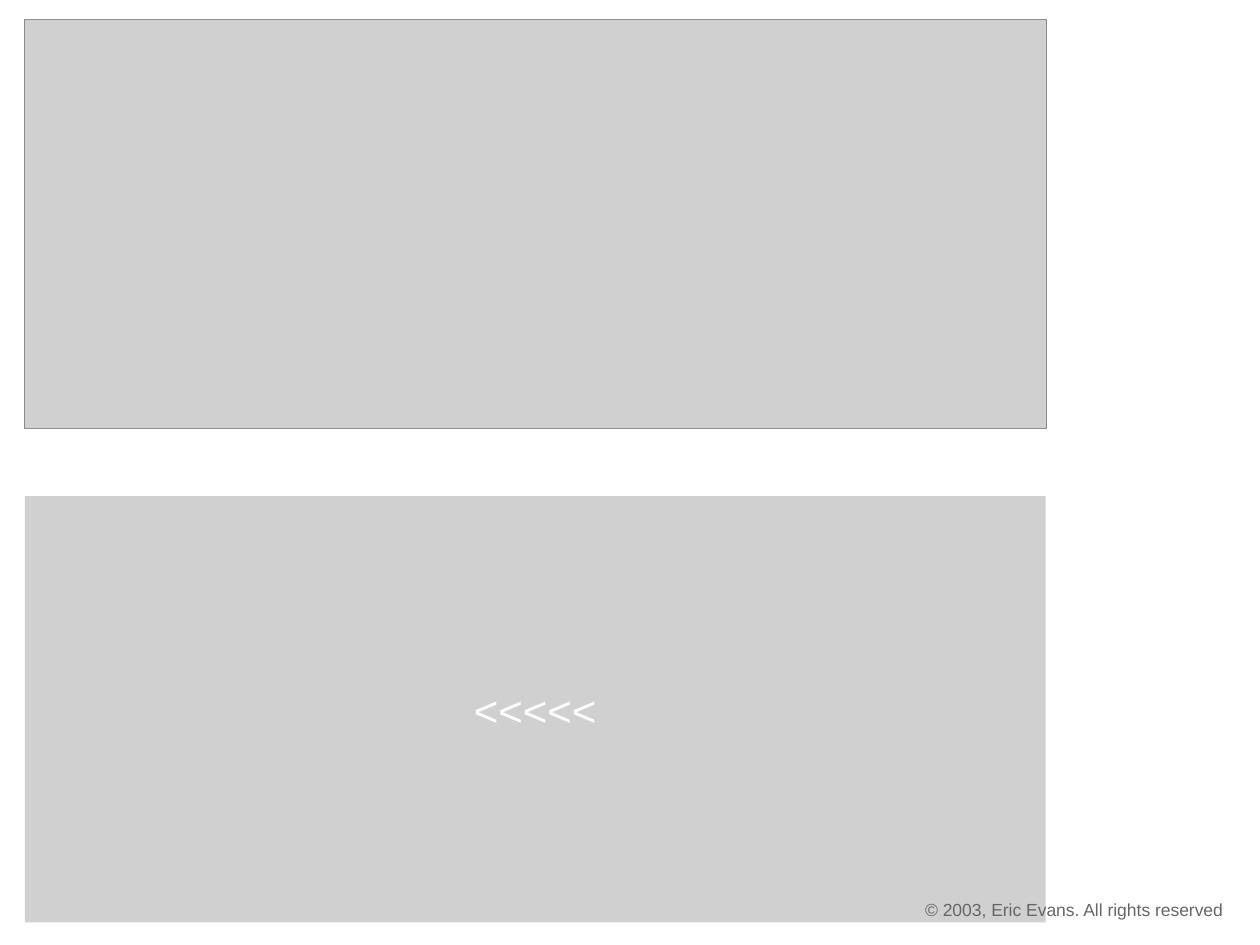
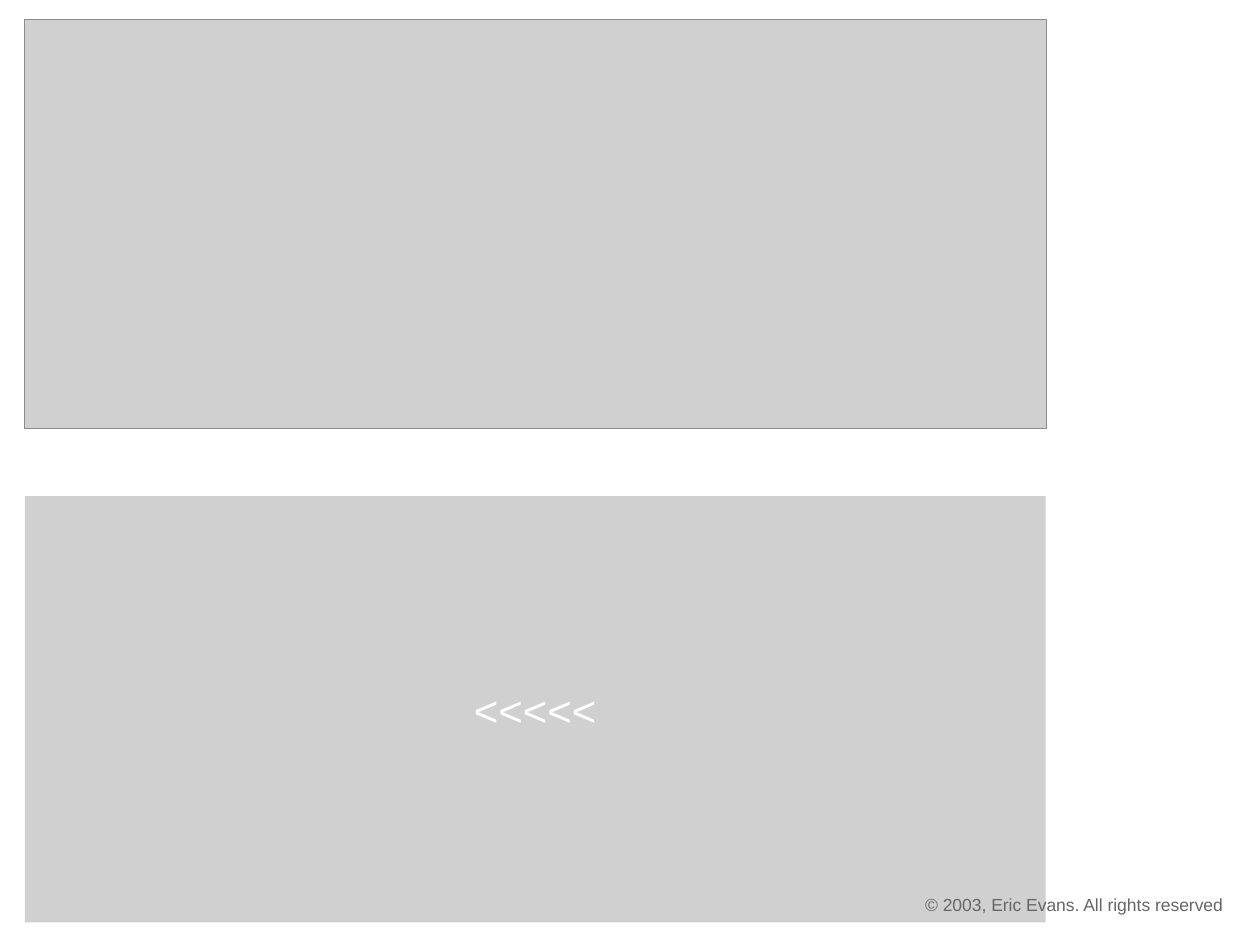
Before and after one commit to UNIZAR-30249-LabIS/ddd-slides, a slide deck: slide 27 of 8i_LabIS-D01-DomainDrivenDesign-Introducción.odp (slide 25 before the commit). Drawn at 1260x945 pixels with LibreOffice and Linux fonts; fonts in the diff are those of the drawing; grey boxes stand for pictures. Boxes give left, top, right and bottom in pixels: in the first picture for what was removed or moved away, otherwise in the second. Text is boxed around its words. In the diff, an @@ line names an element or a change of style, - is before the commit and + after.

```diff
--- a/8i_LabIS-D01-DomainDrivenDesign-Introducción.odp
+++ b/8i_LabIS-D01-DomainDrivenDesign-Introducción.odp
@@ text "© 2003, Eric Evans. All ...": place and size @@
-text "© 2003, Eric Evans. All ..." at (943, 903, 1223, 921)
+text "© 2003, Eric Evans. All ..." at (943, 898, 1223, 916)
```
Also in this commit, not shown: 43 other slides changed, 2 slides added, 3 other files.
